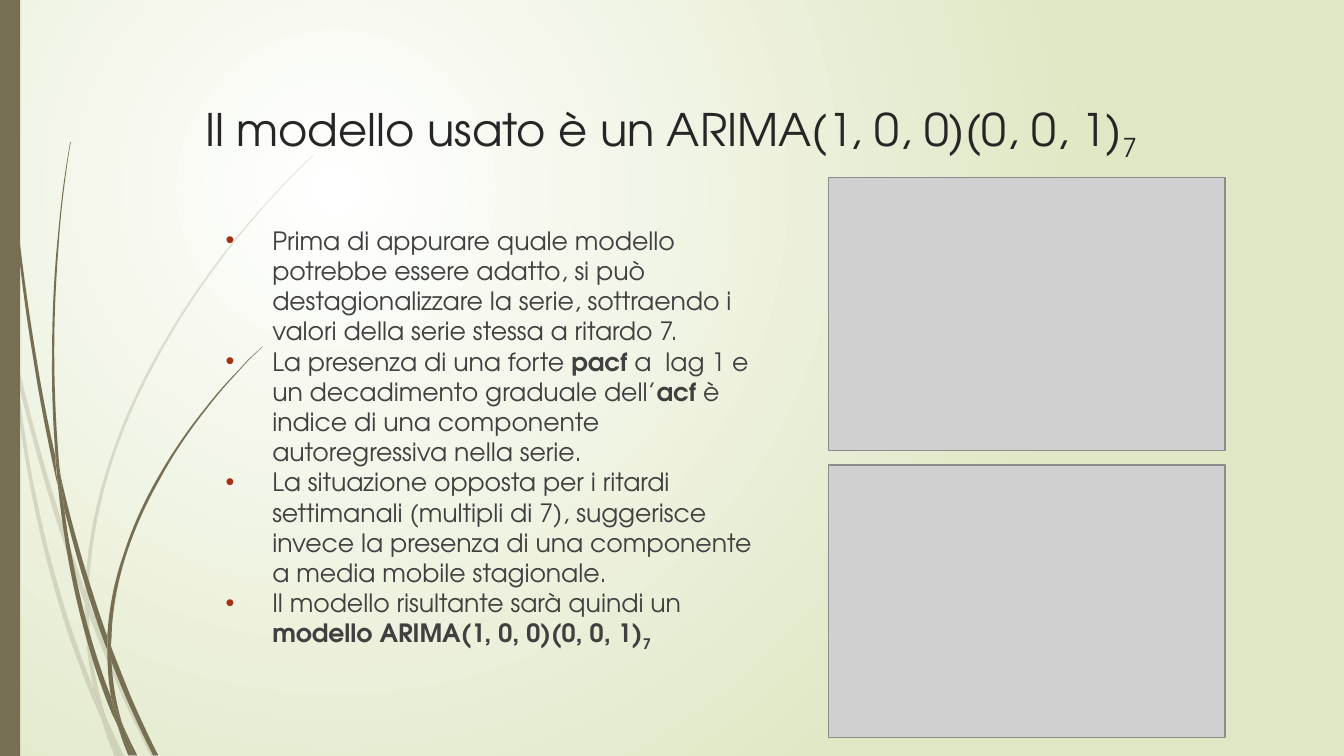
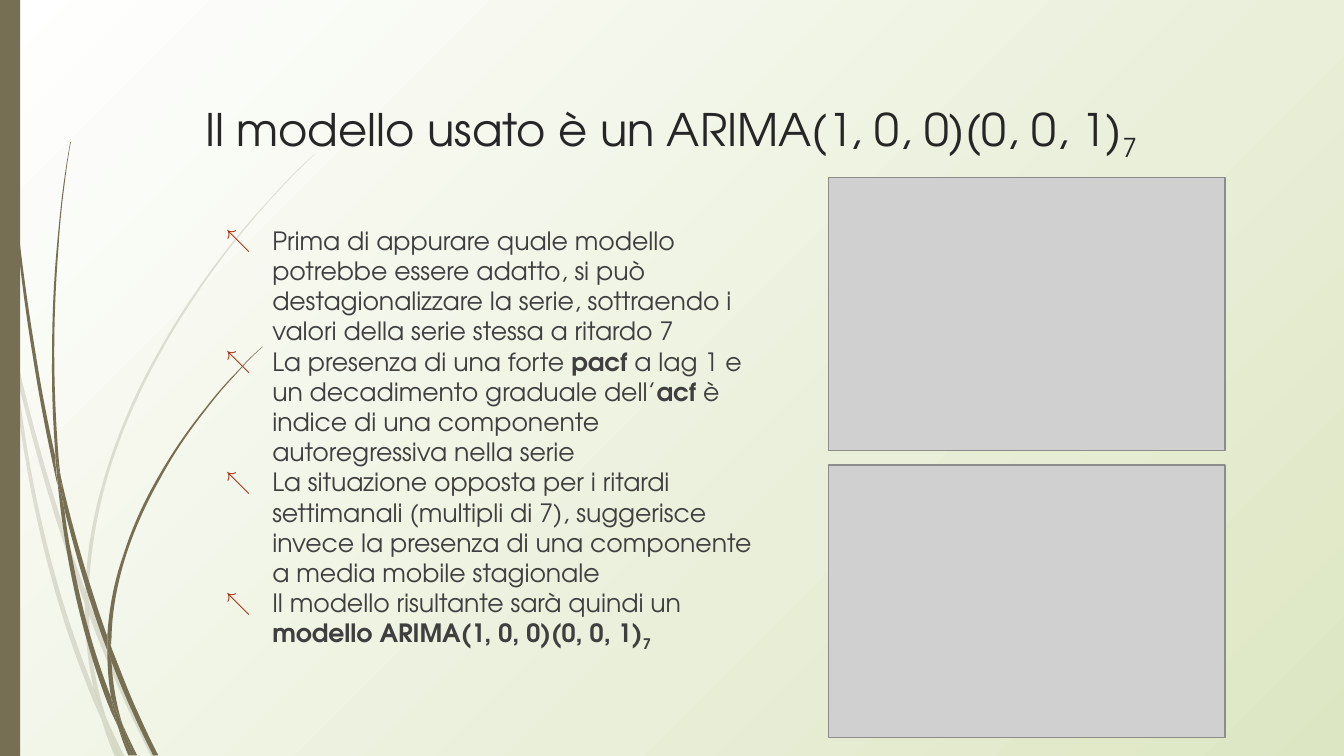
Before and after one commit to lynkx21/BB, a slide deck: slide 13 of BitBang.pptx. Drawn at 1344x756 pixels with LibreOffice and Linux fonts; fonts in the diff are those of the drawing; grey boxes stand for pictures. Boxes give left, top, right and bottom in pixels: in the first picture for what was removed or moved away, otherwise in the second. Text is boxed around its words. In the diff, an @@ line names an element or a change of style, - is before the commit and + after.

Commit message:
Final presentation

```diff
--- a/BitBang.pptx
+++ b/BitBang.pptx
@@ background gradient #FFFFFF to #DFE8C4 to gradient #FFFFFF to #DDE6C3 @@
@@ title "Il modello usato è un ..." at (205,112,1137,157): indent changed @@
@@ text at (272,231,751,594): text changed; text colour #404040 to #3F3F3F @@
-• Prima di appurare quale modello potrebbe essere adatto, si può destagionalizzare la serie, sottraendo i valori della serie stessa a ritardo 7.
-• La presenza di una forte pacf a lag 1 e un decadimento graduale dell’acf è indice di una componente autoregressiva nella serie.
-• La situazione opposta per i ritardi settimanali (multipli di 7), suggerisce invece la presenza di una componente a media mobile stagionale.
+↖ Prima di appurare quale modello potrebbe essere adatto, si può destagionalizzare la serie, sottraendo i valori della serie stessa a ritardo 7
+↖ La presenza di una forte pacf a lag 1 e un decadimento graduale dell’acf è indice di una componente autoregressiva nella serie
+↖ La situazione opposta per i ritardi settimanali (multipli di 7), suggerisce invece la presenza di una componente a media mobile stagionale
```
Also in this commit, not shown: 30 other slides changed.
